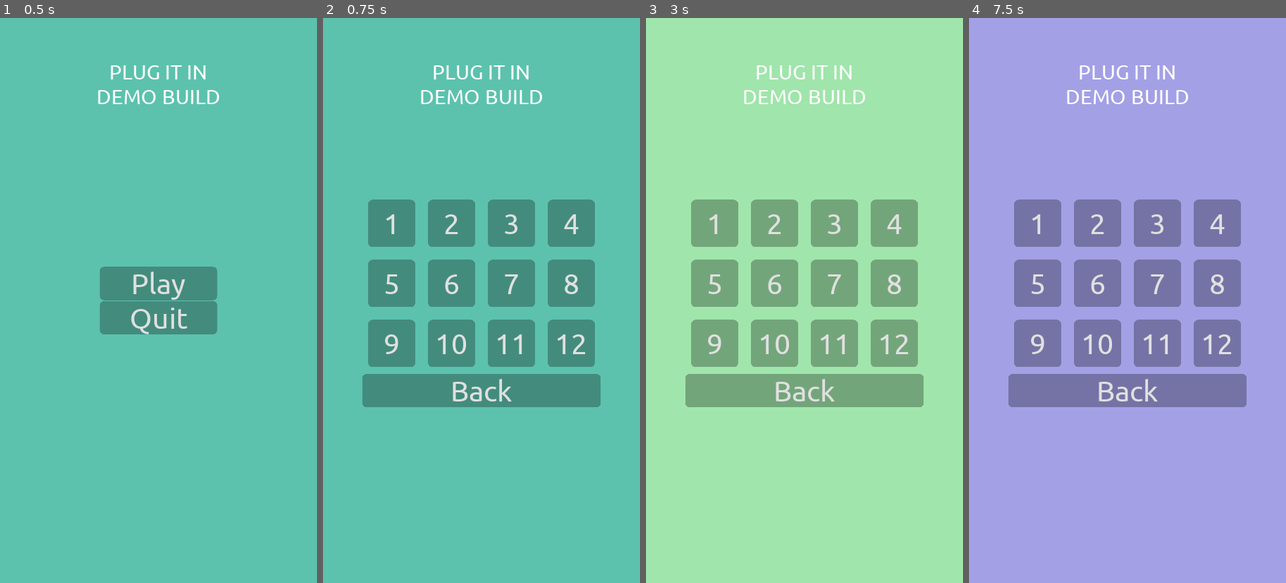
Above: before the commit, frames 1-4 (left to right).
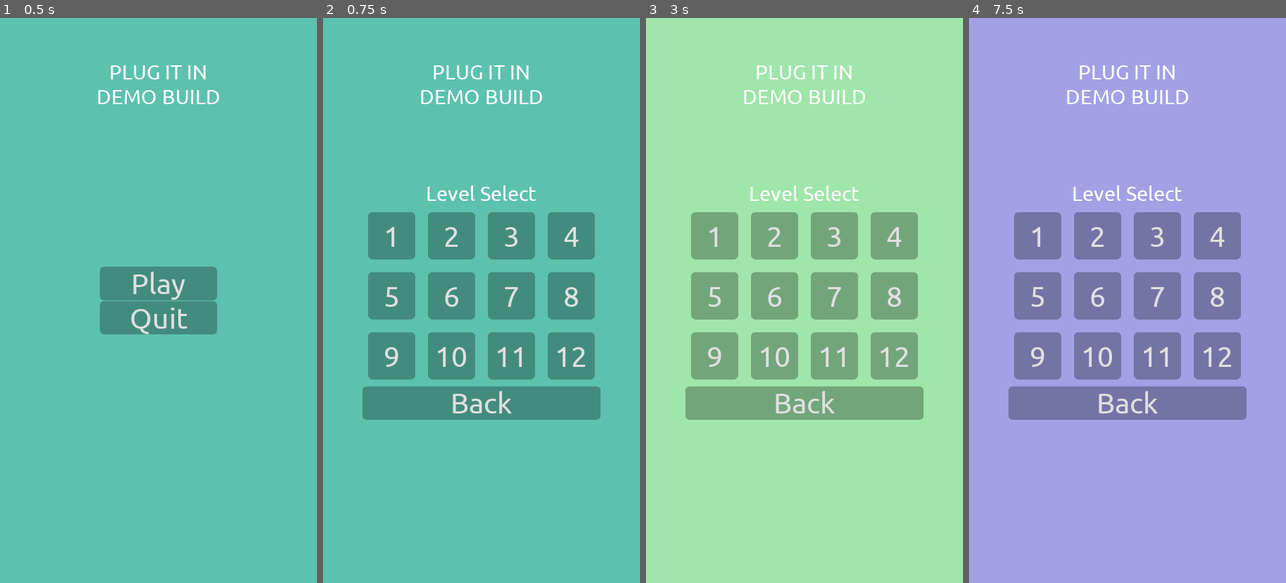
Above: after the commit, the same moments.

Repository: unSAME-Studio/ProjectOutlet
Game: Godot game, scene res://scenes/Menu.tscn
The game is run twice, just before and just after one commit, with the same random seed, the same clock (stepped at 60 frames per second) and the same inputs.
Inputs (mouse positions are in pixels of both pictures, inside the frame that each line leads up to):
- Up to frame 1 (0.5 s): no input
- Up to frame 2 (0.75 s): click "Play" at 0.5 s
- Up to frame 3 (3 s): click "1" at 1.25 s; click (690, 503) at 2 s; click "Play" at 2.75 s
- Up to frame 4 (7.5 s): click "2" at 3.5 s; click (1016, 413) at 4.25 s; click (1016, 413) at 5 s; click (1016, 413) at 5.75 s; click (1013, 503) at 6.5 s; click "Play" at 7.25 s

Frame 1 is identical in both runs. In frame 2, 12% of the frame differs, in the area x 12-88%, y 29-72%; in frame 3, 12%; in frame 4, 12%.

Commit message:
Editor Fix

Diff:
--- a/scenes/Editor.tscn
+++ b/scenes/Editor.tscn
@@ -9,16 +9,14 @@
 [ext_resource path="res://ui/icons/exit.png" type="Texture" id=7]
 [ext_resource path="res://arts/plug_one.png" type="Texture" id=8]
 [ext_resource path="res://ui/EditorOutletOptions.tres" type="ButtonGroup" id=9]
-
-[sub_resource type="StreamTexture" id=3]
-flags = 4
+[ext_resource path="res://arts/outlet_uv.png" type="Texture" id=10]
 
 [sub_resource type="TileSet" id=2]
-0/name = "Texture.png 0"
-0/texture = SubResource( 3 )
+0/name = "outlet_uv.png 0"
+0/texture = ExtResource( 10 )
 0/tex_offset = Vector2( 0, 0 )
 0/modulate = Color( 1, 1, 1, 1 )
-0/region = Rect2( 100, 100, 100, 100 )
+0/region = Rect2( 0, 0, 200, 200 )
 0/tile_mode = 0
 0/occluder_offset = Vector2( 0, 0 )
 0/navigation_offset = Vector2( 0, 0 )
@@ -28,43 +26,6 @@
 0/shape_one_way_margin = 0.0
 0/shapes = [  ]
 0/z_index = 0
-1/name = "Texture.png 1"
-1/texture = SubResource( 3 )
-1/tex_offset = Vector2( 0, 0 )
-1/modulate = Color( 1, 1, 1, 1 )
-1/region = Rect2( 0, 0, 200, 200 )
-1/tile_mode = 1
-1/autotile/bitmask_mode = 0
-1/autotile/bitmask_flags = [ Vector2( 0, 0 ), 256, Vector2( 0, 1 ), 260, Vector2( 0, 2 ), 260, Vector2( 0, 3 ), 260, Vector2( 0, 4 ), 4, Vector2( 1, 0 ), 320, Vector2( 1, 1 ), 325, Vector2( 1, 2 ), 325, Vector2( 1, 3 ), 325, Vector2( 1, 4 ), 5, Vector2( 2, 0 ), 320, Vector2( 2, 1 ), 325, Vector2( 2, 2 ), 325, Vector2( 2, 3 ), 325, Vector2( 2, 4 ), 5, Vector2( 3, 0 ), 320, Vector2( 3, 1 ), 325, Vector2( 3, 2 ), 325, Vector2( 3, 3 ), 325, Vector2( 3, 4 ), 5, Vector2( 4, 0 ), 64, Vector2( 4, 1 ), 65, Vector2( 4, 2 ), 65, Vector2( 4, 3 ), 65, Vector2( 4, 4 ), 1 ]
-1/autotile/icon_coordinate = Vector2( 0, 0 )
-1/autotile/tile_size = Vector2( 100, 100 )
-1/autotile/spacing = 0
-1/autotile/occluder_map = [  ]
-1/autotile/navpoly_map = [  ]
-1/autotile/priority_map = [  ]
-1/autotile/z_index_map = [  ]
-1/occluder_offset = Vector2( 0, 0 )
-1/navigation_offset = Vector2( 0, 0 )
-1/shape_offset = Vector2( 0, 0 )
-1/shape_transform = Transform2D( 1, 0, 0, 1, 0, 0 )
-1/shape_one_way = false
-1/shape_one_way_margin = 0.0
-1/shapes = [  ]
-1/z_index = 0
-2/name = "Main"
-2/texture = SubResource( 3 )
-2/tex_offset = Vector2( 0, 0 )
-2/modulate = Color( 1, 1, 1, 1 )
-2/region = Rect2( 0, 0, 200, 200 )
-2/tile_mode = 0
-2/occluder_offset = Vector2( 0, 0 )
-2/navigation_offset = Vector2( 0, 0 )
-2/shape_offset = Vector2( 0, 0 )
-2/shape_transform = Transform2D( 1, 0, 0, 1, 0, 0 )
-2/shape_one_way = false
-2/shape_one_way_margin = 0.0
-2/shapes = [  ]
-2/z_index = 0
 
 [node name="Editor" type="Node"]
 script = ExtResource( 1 )
@@ -390,7 +351,7 @@
 tile_set = SubResource( 2 )
 cell_size = Vector2( 200, 200 )
 format = 1
-tile_data = PoolIntArray( 0, 2, 0, 2, 2, 0, 4, 2, 0, 65537, 2, 0, 65539, 2, 0, 131072, 2, 0, 131074, 2, 0, 131076, 2, 0, 196609, 2, 0, 196611, 2, 0, 262144, 2, 0, 262146, 2, 0, 262148, 2, 0, 327681, 2, 0, 327683, 2, 0, 393216, 2, 0, 393218, 2, 0, 393220, 2, 0, 458753, 2, 0, 458755, 2, 0 )
+tile_data = PoolIntArray( 0, 0, 0, 2, 0, 0, 4, 0, 0, 6, 0, 0, 65537, 0, 0, 65539, 0, 0, 65541, 0, 0, 65543, 0, 0, 131072, 0, 0, 131074, 0, 0, 131076, 0, 0, 131078, 0, 0, 196609, 0, 0, 196611, 0, 0, 196613, 0, 0, 196615, 0, 0, 262144, 0, 0, 262146, 0, 0, 262148, 0, 0, 262150, 0, 0, 327681, 0, 0, 327683, 0, 0, 327685, 0, 0, 327687, 0, 0, 393216, 0, 0, 393218, 0, 0, 393220, 0, 0, 393222, 0, 0, 458753, 0, 0, 458755, 0, 0, 458757, 0, 0, 458759, 0, 0 )
 
 [node name="Line2D" type="Line2D" parent="Node2D/TileMap"]
 points = PoolVector2Array( 200, 0, 0, 0, 0, 200 )
@@ -401,7 +362,7 @@
 end_cap_mode = 2
 
 [node name="Line2D2" type="Line2D" parent="Node2D/TileMap"]
-position = Vector2( 800, 1400 )
+position = Vector2( 1400, 1400 )
 points = PoolVector2Array( 200, 0, 200, 200, 0, 200 )
 width = 20.0
 default_color = Color( 1, 1, 1, 1 )
--- a/scenes/Menu.tscn
+++ b/scenes/Menu.tscn
@@ -85,19 +85,28 @@
 anchor_bottom = 1.0
 
 [node name="VBoxContainer" type="VBoxContainer" parent="Control/Levels"]
-margin_left = 432.0
-margin_top = 901.0
-margin_right = 647.0
-margin_bottom = 1018.0
+margin_left = 350.0
+margin_top = 859.0
+margin_right = 729.0
+margin_bottom = 1060.0
+
+[node name="Label" type="Label" parent="Control/Levels/VBoxContainer"]
+margin_right = 379.0
+margin_bottom = 80.0
+theme = ExtResource( 3 )
+text = "Level Select"
+align = 1
 
 [node name="GridContainer" type="GridContainer" parent="Control/Levels/VBoxContainer"]
-margin_right = 215.0
+margin_top = 84.0
+margin_right = 379.0
+margin_bottom = 84.0
 columns = 4
 
 [node name="Back" type="Button" parent="Control/Levels/VBoxContainer"]
-margin_top = 4.0
-margin_right = 215.0
-margin_bottom = 117.0
+margin_top = 88.0
+margin_right = 379.0
+margin_bottom = 201.0
 focus_mode = 0
 mouse_default_cursor_shape = 2
 theme = ExtResource( 3 )
